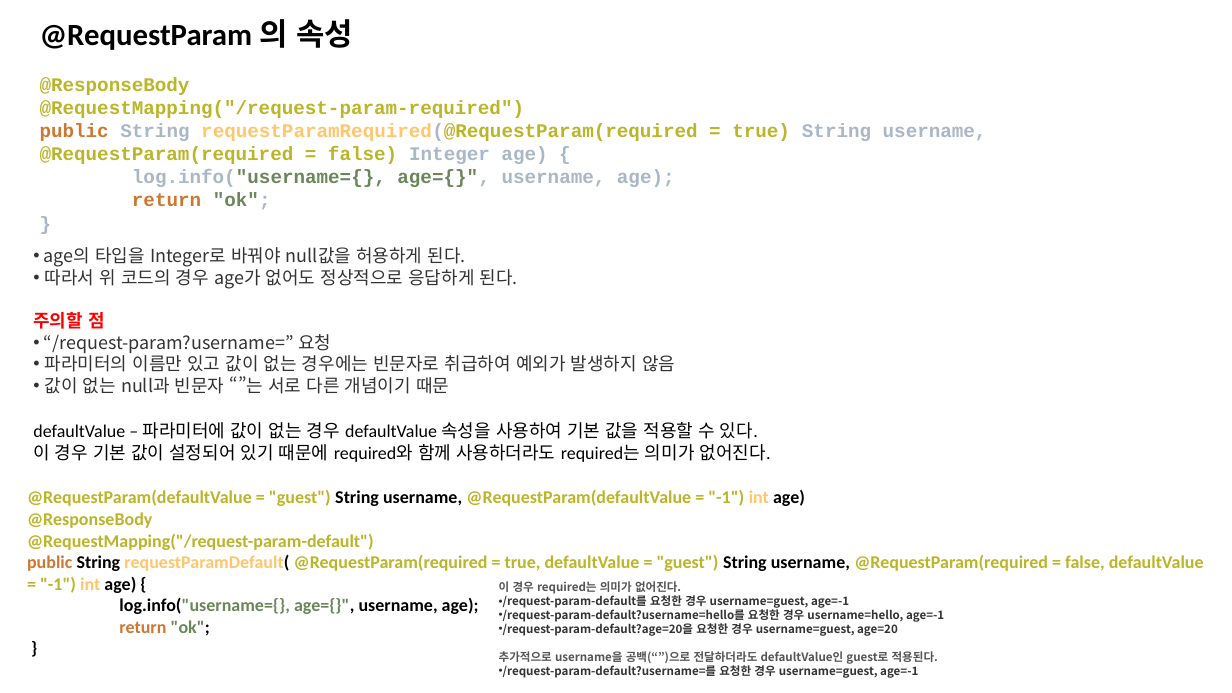
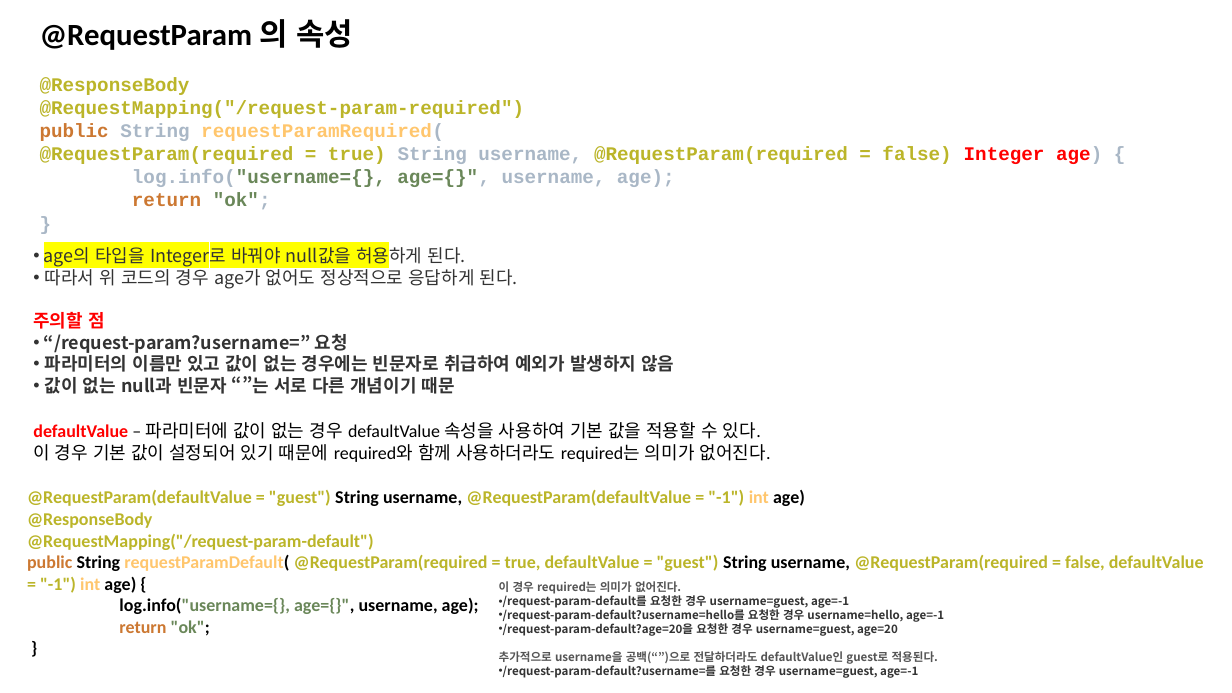
Before and after one commit to kyungmin1221/Tave_Study, a slide deck: slide 6 of 복습정리자료/spring 6주차 정리(kyungmin) .pptx. Drawn at 1232x693 pixels with LibreOffice and Linux fonts; fonts in the diff are those of the drawing. Boxes give left, top, right and bottom in pixels: in the first picture for what was removed or moved away, otherwise in the second. Text is boxed around its words. In the diff, an @@ line names an element or a change of style, - is before the commit and + after.

```diff
--- a/복습정리자료/spring 6주차 정리(kyungmin) .pptx
+++ b/복습정리자료/spring 6주차 정리(kyungmin) .pptx
@@ text at box(40, 124, 1102, 164): text changed @@
-public String requestParamRequired(@RequestParam(required = true) String username, @RequestParam(required = false) Integer age) {
+public String requestParamRequired(
+@RequestParam(required = true) String username, @RequestParam(required = false) Integer age) {
@@ text at box(44, 244, 674, 394): highlight none to #FFFF00 in "age의 타입을 Integer로 바꿔야 null값을 허용하게"; bold on in "“/request-param?username=” 요청", "파라미터의 이름만 있고 값이 없는 경우에는 빈문자로 ...", "값이 없는 null과 빈문자 “”는 서로 다른 ..." @@
@@ text at box(33, 422, 761, 439): text colour #000000 to #FF0000, bold on in "defaultValue" @@
```
Also in this commit, not shown: 5 other slides changed, 1 slide removed, 1 other file.
